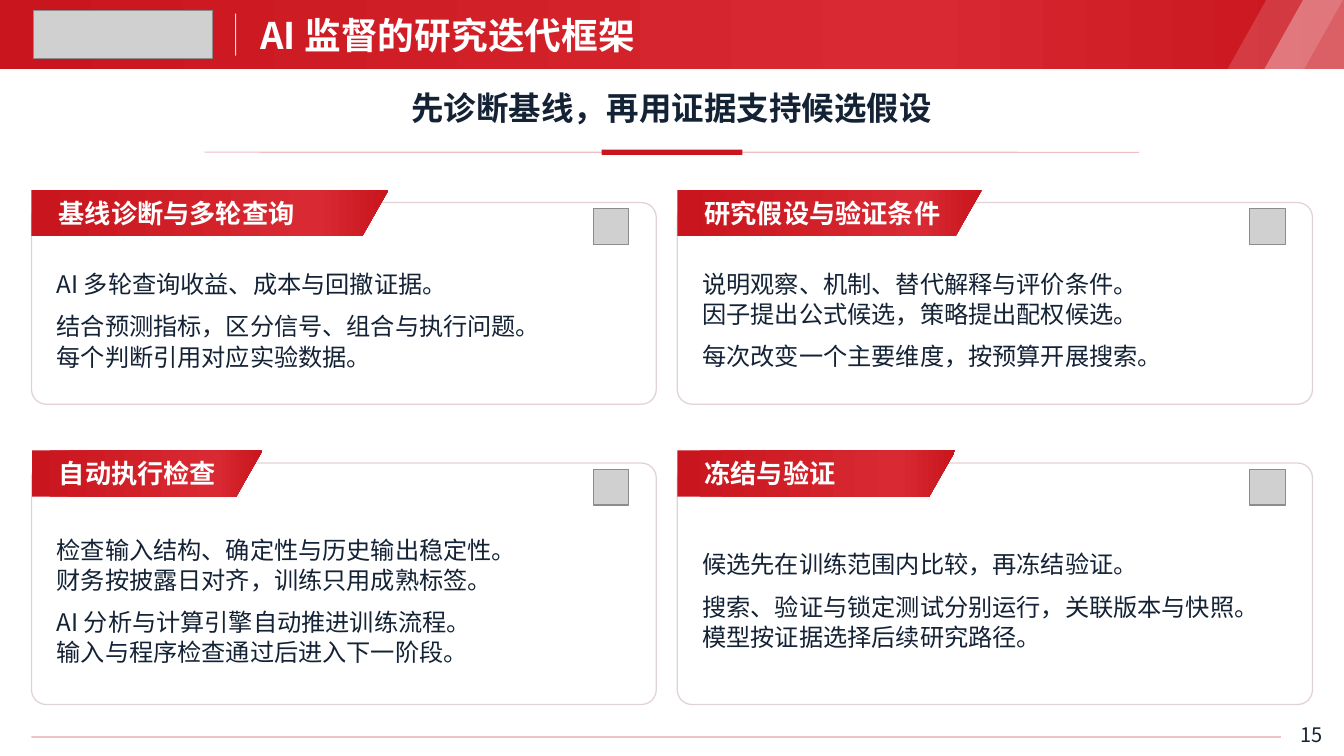
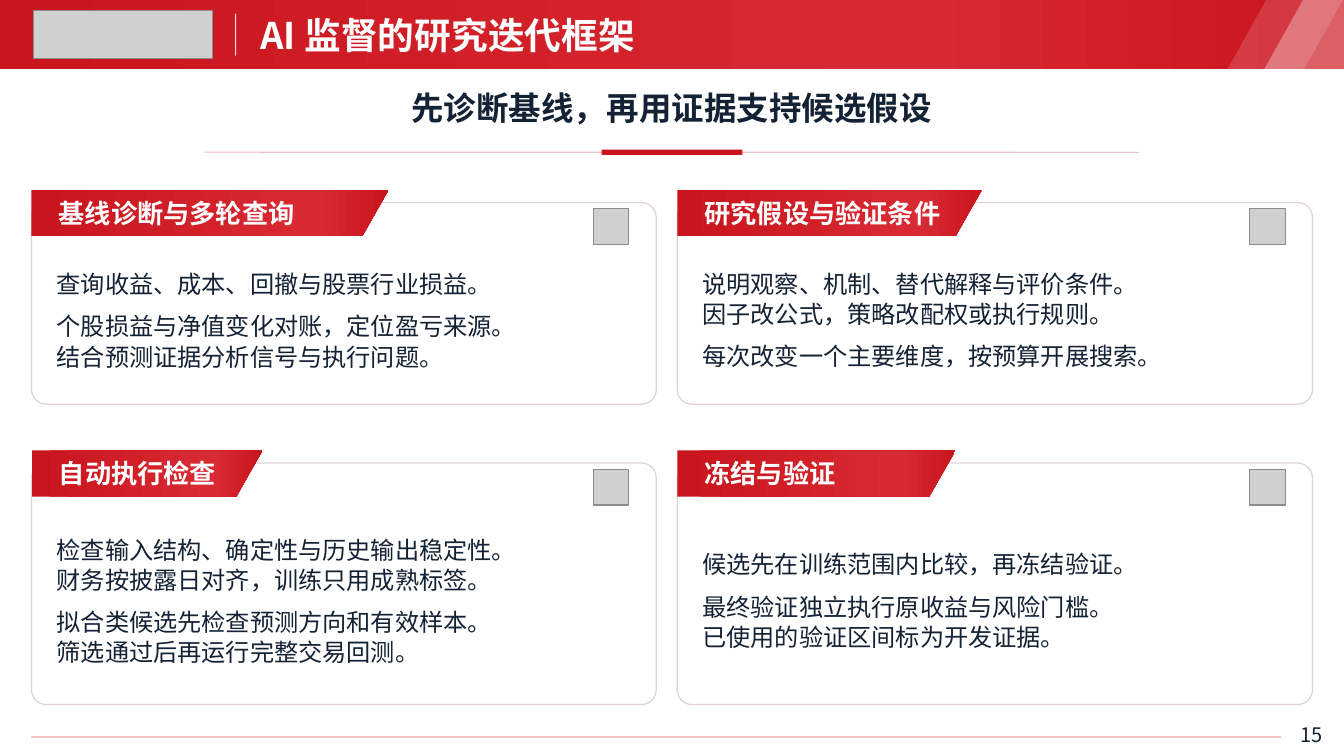
Before and after one commit to accelerator-s/QuantLens, a slide deck: slide 15 of 项目介绍.pptx. Drawn at 1344x756 pixels with LibreOffice and Linux fonts; fonts in the diff are those of the drawing; grey boxes stand for pictures; background and template pictures are left out. Boxes give left, top, right and bottom in pixels: in the first picture for what was removed or moved away, otherwise in the second. Text is boxed around its words. In the diff, an @@ line names an element or a change of style, - is before the commit and + after.

```diff
--- a/项目介绍.pptx
+++ b/项目介绍.pptx
@@ text at [57, 272, 492, 295]: text changed @@
-AI 多轮查询收益、成本与回撤证据。
+查询收益、成本、回撤与股票行业损益。
@@ text at [57, 314, 516, 368]: text changed @@
-结合预测指标，区分信号、组合与执行问题。
-每个判断引用对应实验数据。
+个股损益与净值变化对账，定位盈亏来源。
+结合预测证据分析信号与执行问题。
@@ text at [702, 302, 1113, 326]: text changed @@
-因子提出公式候选，策略提出配权候选。
+因子改公式，策略改配权或执行规则。
@@ text at [702, 595, 1113, 648]: text changed @@
-搜索、验证与锁定测试分别运行，关联版本与快照。
-模型按证据选择后续研究路径。
+最终验证独立执行原收益与风险门槛。
+已使用的验证区间标为开发证据。
@@ text at [57, 610, 492, 663]: text changed @@
-AI 分析与计算引擎自动推进训练流程。
-输入与程序检查通过后进入下一阶段。
+拟合类候选先检查预测方向和有效样本。
+筛选通过后再运行完整交易回测。
```
Also in this commit, not shown: 5 other slides changed, 35 other files.
